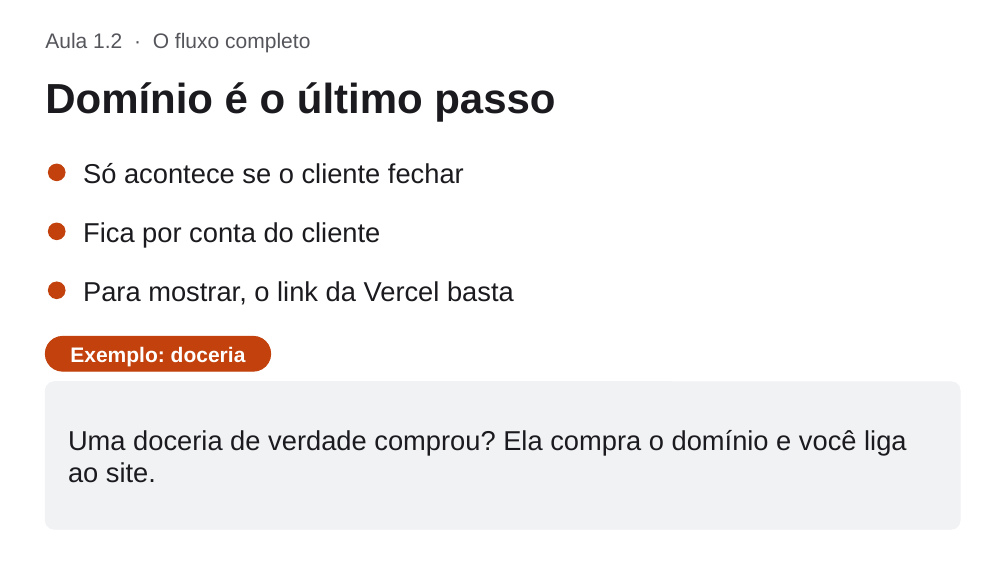
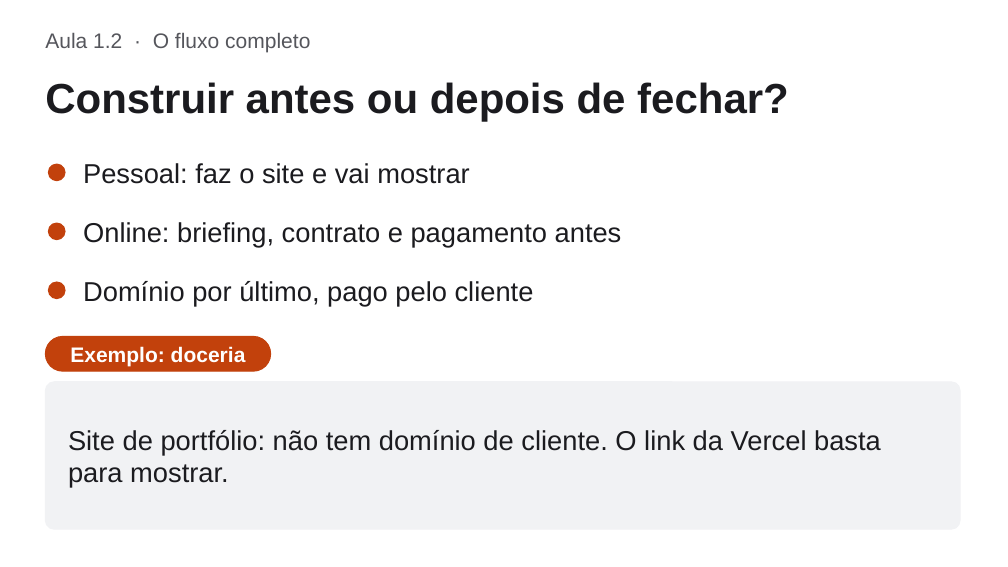
Before and after one commit to WeslleyPaivx/est-tica-facial, a slide deck: slide 12 of curso/slides/modulo-1.pptx. Drawn at 1008x567 pixels with LibreOffice and Linux fonts; fonts in the diff are those of the drawing. Boxes give left, top, right and bottom in pixels: in the first picture for what was removed or moved away, otherwise in the second. Text is boxed around its words. In the diff, an @@ line names an element or a change of style, - is before the commit and + after.

```diff
--- a/curso/slides/modulo-1.pptx
+++ b/curso/slides/modulo-1.pptx
@@ title at (45, 82, 789, 121): text changed @@
-Domínio é o último passo
+Construir antes ou depois de fechar?
@@ text at (83, 163, 470, 184): text changed @@
-Só acontece se o cliente fechar
+Pessoal: faz o site e vai mostrar
@@ text at (83, 222, 622, 247): text changed @@
-Fica por conta do cliente
+Online: briefing, contrato e pagamento antes
@@ text at (83, 281, 534, 305): text changed @@
-Para mostrar, o link da Vercel basta
+Domínio por último, pago pelo cliente
@@ text at (68, 430, 881, 487): text changed @@
-Uma doceria de verdade comprou? Ela compra o domínio e você liga ao site.
+Site de portfólio: não tem domínio de cliente. O link da Vercel basta para mostrar.
```
Also in this commit, not shown: 7 other slides changed, 1 slide added, 5 other files.
